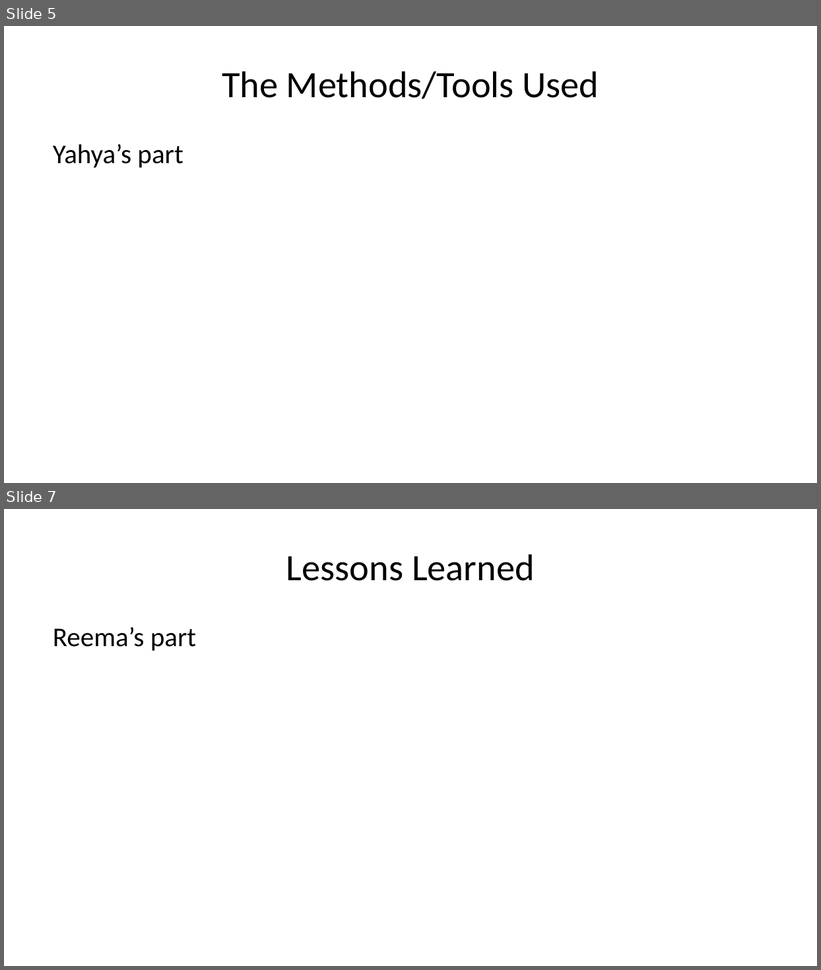
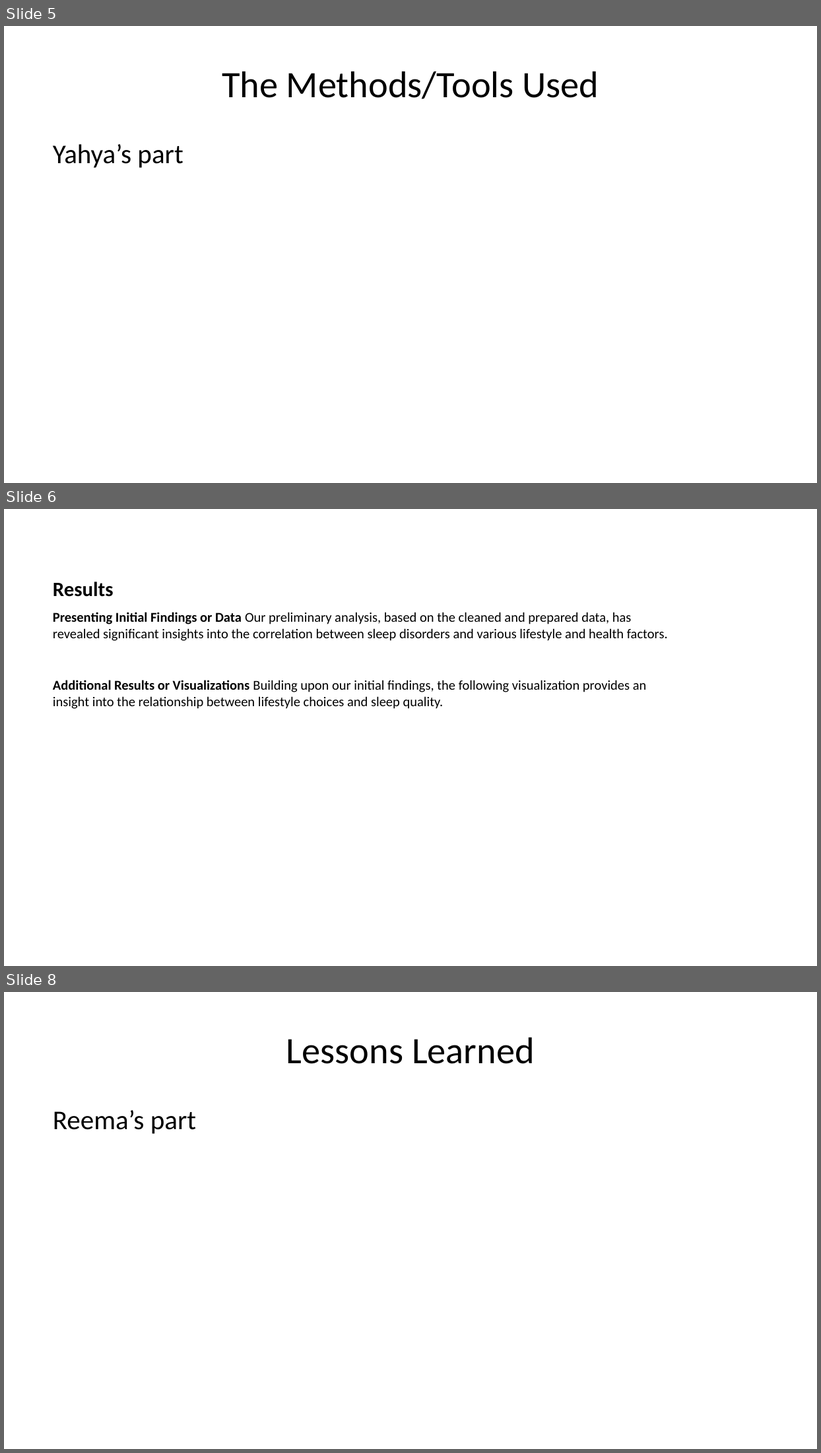
Before and after one commit to Sarah-Alshumayri/Data_Sciences_PPT, a slide deck: Progress_Presentation.pptx. Shown one above the other, each under a label of ours: slides 5 and 7 before the commit, slides 5, 6 and 8 after it; the slides between them are not shown. The pictures are 821x970 and 821x1453 pixels, drawn with LibreOffice and Linux fonts; fonts in the diff are those of the drawing. Boxes give left, top, right and bottom in pixels: in the first picture for what was removed or moved away, otherwise in the second. Text is boxed around its words. In the diff, an @@ line names an element or a change of style, - is before the commit and + after.

```diff
--- a/Progress_Presentation.pptx
+++ b/Progress_Presentation.pptx
@@ slide 6 added at (4, 509, 817, 966), background #FFFFFF @@
@@ title added at (53, 582, 114, 597), 18 pt, text #000000, bold @@
+Results
@@ text added at (53, 612, 668, 709), 12 pt, text #000000 @@
+Presenting Initial Findings or Data Our preliminary analysis, based on the cleaned and prepared data, has revealed significant insights into the correlation between sleep disorders and various lifestyle and health factors.
+Additional Results or Visualizations Building upon our initial findings, the following visualization provides an insight into the relationship between lifestyle choices and sleep quality.
@@ what was slide 7 is now slide 8 @@
```
Also in this commit, not shown: 2 slides changed, 1 other slide added, 1 slide removed, 2 other files.
